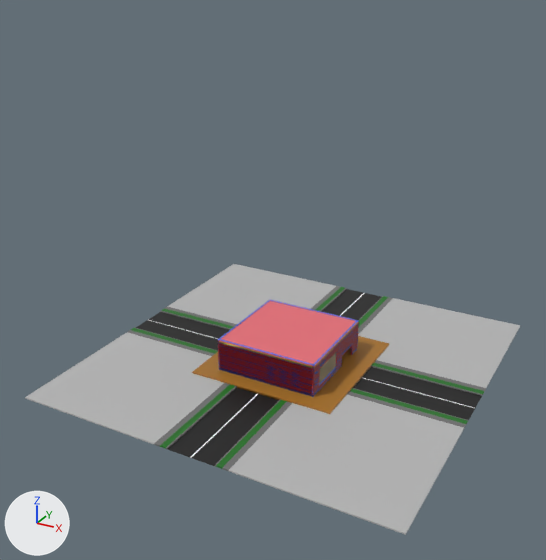
Two versions of the glTF model glbxcity/StreetBlock.v1.gltf, one commit apart.
Camera for both pictures: a 50 mm camera at (253.0, -498.0, 318.0) aimed at (-5.0, -27.0, 82.0). The axes (+X, +Y, +Z) are drawn at lower left. The lights are the same throughout. Where no turn or scale is listed for an object, it has been applied to the vertices.

Objects in the first picture: 'Cube.003', 'Cube.004', 'Cube.005', 'Cube.006', 'Cube.009', 'Plane.002', 'Street.Center.001', 'floor', 'roof', 'wall.x.p', 'wall.y.n', 'wall.y.n.003'.
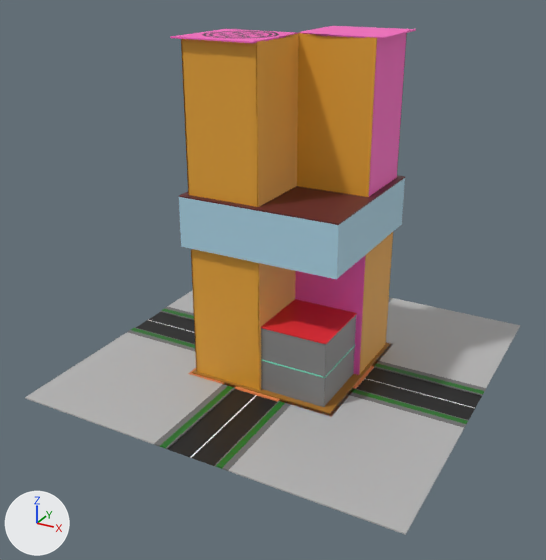
What changed in the scene script:
```text
Add ob_wall_y_n_010:
    ob_wall_y_n_010 = bpy.data.objects.new('wall.y.n.010', me_cube_065)  # 496 vertices, 988 faces; spans x -59.0..26.8, y -0.5..0.5, z -14.0..14.0; in mat_material_019 (grey #868686)
    ob_wall_y_n_010.location = (27.7, -56.2, 42.0)
Add ob_wall_y_n_009:
    ob_wall_y_n_009 = bpy.data.objects.new('wall.y.n.009', me_cube_064)  # 496 vertices, 988 faces; spans x -59.0..26.8, y -0.5..0.5, z -14.0..14.0; in mat_material_019 (grey #868686)
    ob_wall_y_n_009.location = (27.7, -56.2, 14.0)
Add ob_wall_x_p_010:
    ob_wall_x_p_010 = bpy.data.objects.new('wall.x.p.010', me_cube_063)  # 496 vertices, 988 faces; spans x -0.5..0.5, y -26.8..59.0, z -14.0..14.0; in mat_material_019 (grey #868686)
    ob_wall_x_p_010.location = (53.7, -30.2, 42.0)
Add ob_wall_x_p_009:
    ob_wall_x_p_009 = bpy.data.objects.new('wall.x.p.009', me_cube_062)  # 496 vertices, 988 faces; spans x -0.5..0.5, y -26.8..59.0, z -14.0..14.0; in mat_material_019 (grey #868686)
    ob_wall_x_p_009.location = (53.7, -30.2, 14.0)
Add ob_roof_006:
    ob_roof_006 = bpy.data.objects.new('roof.006', me_cube_059)  # 332 vertices, 660 faces; spans x -59.0..26.8, y -26.8..59.0, z -0.5..0.5; in mat_material_017 (red #e72b34)
    ob_roof_006.location = (27.7, -30.2, 56.0)
Add ob_roof_005:
    ob_roof_005 = bpy.data.objects.new('roof.005', me_cube_058)  # 332 vertices, 660 faces; spans x -59.0..26.8, y -26.8..59.0, z -0.5..0.5; in mat_material_016 (green #80e7c9)
    ob_roof_005.location = (27.7, -30.2, 28.0)
Add ob_floor_009:
    ob_floor_009 = bpy.data.objects.new('floor.009', me_cube_057)  # a box spanning x -64.0..64.0, y -64.0..64.0, z -0.5..0.5; in mat_material_015 (orange #e78852)
    ob_floor_009.location = (0.0, 0.0, 0.5)
Add ob_wall_y_p_005:
    ob_wall_y_p_005 = bpy.data.objects.new('wall.y.p.005', me_cube_050)  # 17 vertices, 24 faces; spans x 0.0..59.0, y -0.5..0.5, z -56.0..56.0; in mat_material_012 (orange #e7a435)
    ob_wall_y_p_005.location = (0.0, 58.5, 206.4)
Add ob_wall_y_p_004:
    ob_wall_y_p_004 = bpy.data.objects.new('wall.y.p.004', me_cube_050.copy())
    ob_wall_y_p_004.location = (0.0, 58.5, 56.0)
Add ob_wall_y_n_007:
    ob_wall_y_n_007 = bpy.data.objects.new('wall.y.n.007', me_cube_048)  # a box spanning x -59.0..59.0, y -0.5..0.5, z -56.0..56.0; in mat_material_012 (orange #e7a435)
    ob_wall_y_n_007.location = (0.0, 0.0, 206.4)
Add ob_wall_y_n_006:
    ob_wall_y_n_006 = bpy.data.objects.new('wall.y.n.006', me_cube_047)  # 17 vertices, 24 faces; spans x -59.0..0.0, y -0.5..0.5, z -56.0..56.0; in mat_material_012 (orange #e7a435)
    ob_wall_y_n_006.location = (0.0, -58.5, 206.4)
Add ob_wall_y_n_005:
    ob_wall_y_n_005 = bpy.data.objects.new('wall.y.n.005', me_cube_047.copy())
    ob_wall_y_n_005.location = (0.0, -58.5, 56.0)
Add ob_wall_y_n_004:
    ob_wall_y_n_004 = bpy.data.objects.new('wall.y.n.004', me_cube_045)  # a box spanning x -59.0..59.0, y -0.5..0.5, z -56.0..56.0; in mat_material_010 (picture img_igloo_28)
    ob_wall_y_n_004.location = (0.0, 0.0, 56.0)
Add ob_wall_x_p_007:
    ob_wall_x_p_007 = bpy.data.objects.new('wall.x.p.007', me_cube_044)  # a box spanning x -0.5..0.5, y -59.0..59.0, z -56.0..56.0; in mat_material_012 (orange #e7a435)
    ob_wall_x_p_007.location = (0.0, 0.0, 206.4)
Add ob_wall_x_p_006:
    ob_wall_x_p_006 = bpy.data.objects.new('wall.x.p.006', me_cube_043)  # 17 vertices, 24 faces; spans x -0.5..0.5, y 0.0..59.0, z -56.0..56.0; in mat_material_010 (picture img_igloo_28)
    ob_wall_x_p_006.location = (58.5, 0.0, 206.4)
Add ob_wall_x_p_005:
    ob_wall_x_p_005 = bpy.data.objects.new('wall.x.p.005', me_cube_042)  # 17 vertices, 24 faces; spans x -0.5..0.5, y 0.0..59.0, z -56.0..56.0; in mat_material_012 (orange #e7a435)
    ob_wall_x_p_005.location = (58.5, 0.0, 56.0)
Add ob_wall_x_p_004:
    ob_wall_x_p_004 = bpy.data.objects.new('wall.x.p.004', me_cube_044.copy())
    ob_wall_x_p_004.location = (0.0, 0.0, 56.0)
Add ob_wall_x_n_005:
    ob_wall_x_n_005 = bpy.data.objects.new('wall.x.n.005', me_cube_040)  # 17 vertices, 24 faces; spans x -0.5..0.5, y -59.0..0.0, z -56.0..56.0; in mat_material_012 (orange #e7a435)
    ob_wall_x_n_005.location = (-58.5, 0.0, 206.4)
Add ob_wall_x_n_004:
    ob_wall_x_n_004 = bpy.data.objects.new('wall.x.n.004', me_cube_040.copy())
    ob_wall_x_n_004.location = (-58.5, 0.0, 56.0)
Add ob_floor_007:
    ob_floor_007 = bpy.data.objects.new('floor.007', me_cube_038)  # 16 vertices, 32 faces; spans x -64.0..64.0, y -64.0..64.0, z -38.5..0.5; in mat_material_011 (blue #add5e7)
    ob_floor_007.location = (0.0, 0.0, 150.0)
Add ob_floor_006:
    ob_floor_006 = bpy.data.objects.new('floor.006', me_cube_037)  # 78 vertices, 152 faces; spans x -64.0..64.0, y -64.0..64.0, z -0.5..0.5; in mat_material_010 (picture img_igloo_28)
    ob_floor_006.location = (0.0, 0.0, 262.4)
Add ob_floor_005:
    ob_floor_005 = bpy.data.objects.new('floor.005', me_cube_036)  # a box spanning x -64.0..64.0, y -64.0..64.0, z -0.5..0.5; in mat_material_009 (dark red #612729)
    ob_floor_005.location = (0.0, 0.0, 151.0)
```

What differs and where, as boxes [x1, y1, x2, y2] in the pictures (546 x 560 px):
'wall.y.n.007', added (orange): after [297, 33, 377, 197]
'wall.y.n.006', added (orange): after [181, 39, 258, 207]
'floor.007', added (blue): after [179, 178, 405, 279]
'wall.y.n.005', added (orange): after [191, 249, 259, 390]
'wall.x.p.007', added: after [256, 34, 299, 207]
'wall.x.p.006', added (pink): after [369, 33, 407, 196]
'floor.005', added (red): after [179, 175, 405, 225]
'wall.x.p.005', added: after [359, 232, 393, 374]
'wall.y.n.004', added (red): after [295, 256, 366, 375]
'roof.006', added (red): after [261, 299, 357, 344]
'floor.006', added (pink): after [170, 26, 416, 43]
'wall.y.n.010', added: after [261, 328, 327, 376]
'wall.x.p.004', added: after [258, 263, 296, 390]
'wall.y.n.009', added: after [261, 361, 326, 407]
'wall.x.p.010', added: after [323, 316, 356, 377]
'wall.x.p.009', added: after [322, 347, 355, 407]
'floor.009', added (orange): after [189, 342, 392, 417]
'wall.x.n.005', added: after [181, 40, 189, 195]
'roof.005', added: after [261, 345, 355, 378]
'wall.x.n.004', added: after [191, 253, 197, 371]
'wall.y.p.004', added: after [385, 239, 393, 344]
'wall.y.p.005', added: after [397, 36, 407, 170]
'roof', unchanged, covered by the edit: before [219, 301, 358, 366]
'floor', unchanged, covered by the edit: before [192, 336, 389, 414]; after [192, 343, 389, 414]
'wall.y.n.003', unchanged, covered by the edit: before [219, 343, 315, 395]
